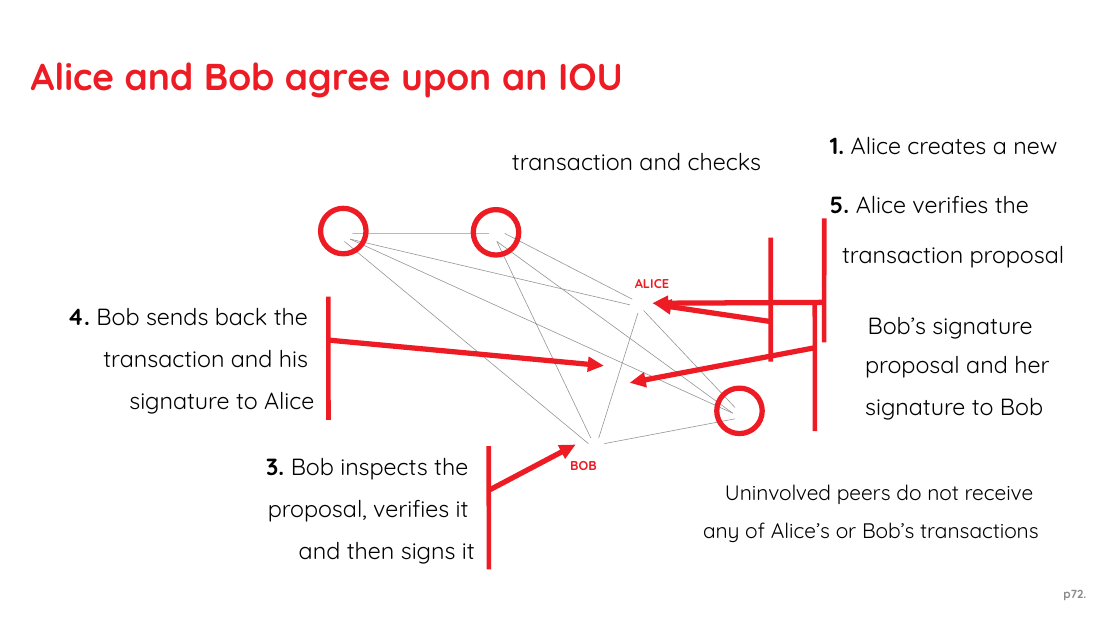
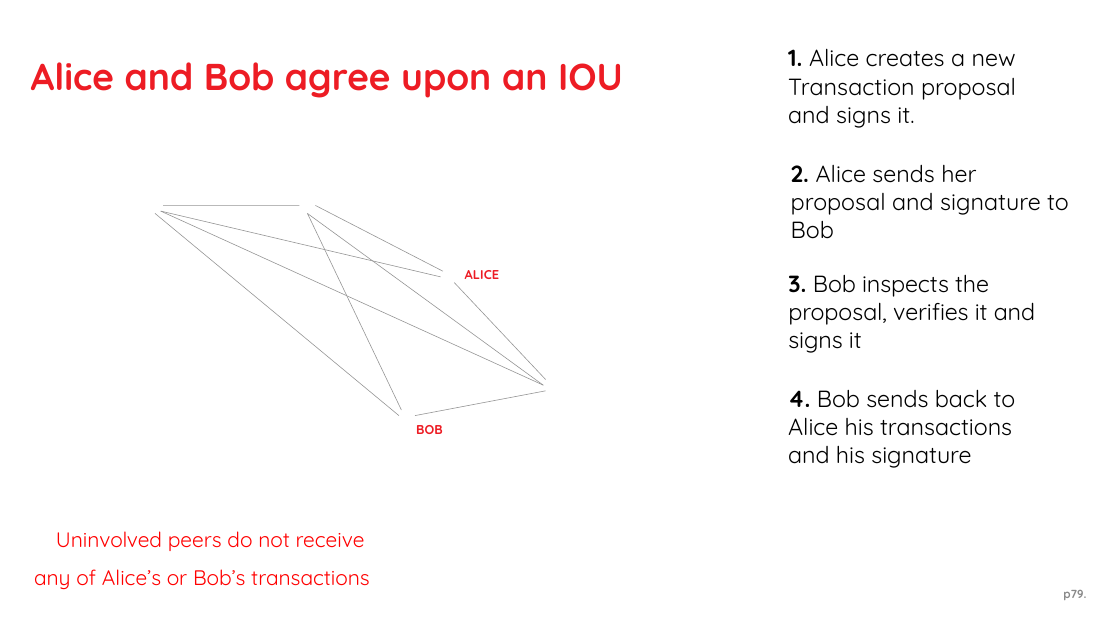
Before and after one commit to thinkgandhi/bg, a slide deck: slide 79 of Corda.pptx (slide 72 before the commit). Drawn at 1120x630 pixels with LibreOffice and Linux fonts; fonts in the diff are those of the drawing; background and template pictures are left out. Boxes give left, top, right and bottom in pixels: in the first picture for what was removed or moved away, otherwise in the second. Text is boxed around its words. In the diff, an @@ line names an element or a change of style, - is before the commit and + after.

```diff
--- a/Corda.pptx
+++ b/Corda.pptx
@@ text "1. Alice creates a new": place and size @@
-text "1. Alice creates a new" at <box>830,136,1057,155</box>
+text "1. Alice creates a new" at <box>788,48,1016,128</box>
@@ text at <box>788,78,1016,128</box>: paragraph added @@
+Transaction proposal and signs it.
@@ text removed at <box>512,152,762,171</box> @@
-transaction and checks
@@ text at <box>791,165,1069,239</box>: text changed @@
-proposal and her signature to Bob
+2. Alice sends her proposal and signature to Bob
@@ text removed at <box>830,195,1029,214</box> @@
-5. Alice verifies the
@@ 9 freeform shapes: place and size @@
-9 freeform shapes at <box>344,234,736,444</box>
+9 freeform shapes at <box>155,206,546,416</box>
@@ freeform shape removed at <box>824,218,824,343</box> @@
@@ text "ALICE": place and size @@
-text "ALICE" at <box>635,279,670,288</box>
+text "ALICE" at <box>465,270,500,279</box>
@@ text removed at <box>842,245,1065,268</box> @@
-transaction proposal
@@ freeform shape removed at <box>653,296,824,312</box> @@
@@ text at <box>788,275,1035,353</box>: text changed @@
-3. Bob inspects the proposal, verifies it and then signs it
+3. Bob inspects the proposal, verifies it and signs it
@@ freeform shape removed at <box>599,313,639,438</box> @@
@@ text removed at <box>868,317,1032,339</box> @@
-Bob’s signature
@@ group removed at <box>329,297,816,570</box>: 6 freeform shapes @@
@@ group removed at <box>321,208,771,434</box>: 5 freeform shapes @@
@@ text at <box>788,389,1016,468</box>: text changed @@
-4. Bob sends back the transaction and his signature to Alice
+4. Bob sends back to Alice his transactions and his signature
@@ text "BOB": place and size @@
-text "BOB" at <box>570,461,597,470</box>
+text "BOB" at <box>416,425,443,434</box>
@@ text "Uninvolved peers do not receive ...": place and size @@
-text "Uninvolved peers do not receive ..." at <box>703,484,1038,543</box>
+text "Uninvolved peers do not receive ..." at <box>34,531,369,590</box>
@@ text "Uninvolved peers do not receive ..." at <box>34,531,369,590</box>: text colour #000000 to #FF0000 @@
@@ page number at <box>1063,590,1086,600</box>: text changed @@
-p72.
+p79.
```
Also in this commit, not shown: 19 other slides changed, 7 slides added.
